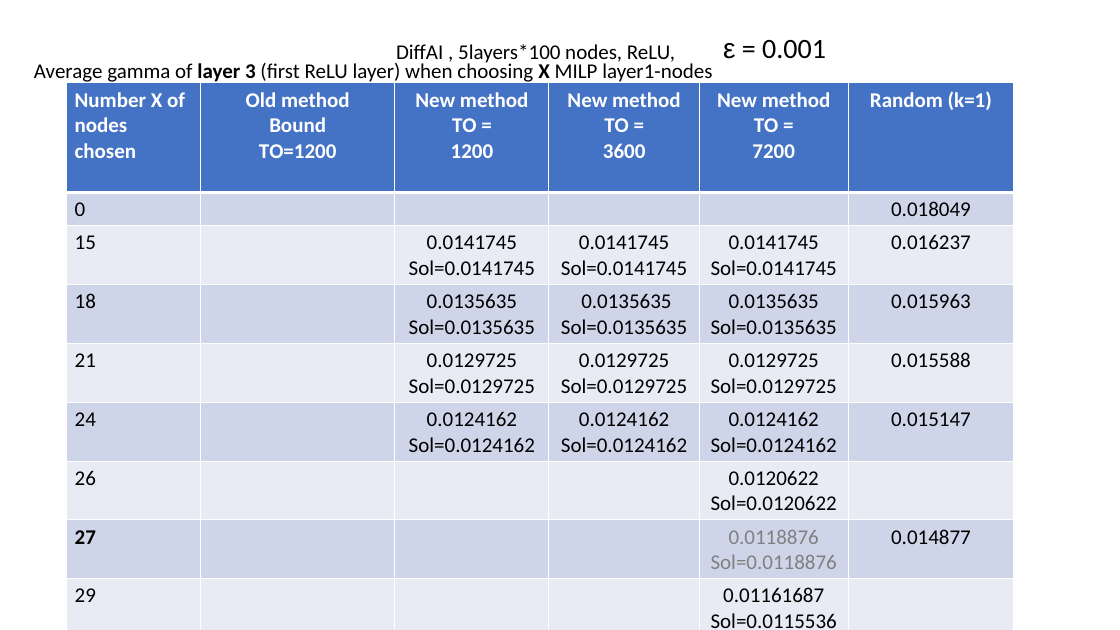
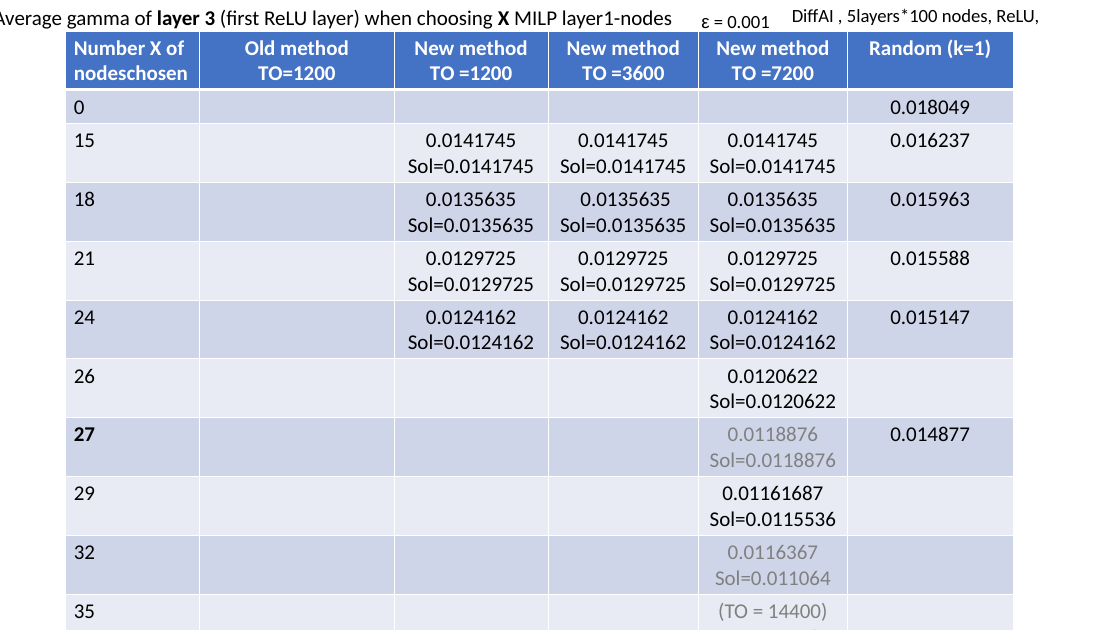
Before and after one commit to blaisegenest/vericompensate, a slide deck: slide 20 of lipschitz/Liptscitz.pptx. Drawn at 1120x630 pixels with LibreOffice and Linux fonts; fonts in the diff are those of the drawing. Boxes give left, top, right and bottom in pixels: in the first picture for what was removed or moved away, otherwise in the second. Text is boxed around its words. In the diff, an @@ line names an element or a change of style, - is before the commit and + after.

Commit message:
update table

```diff
--- a/lipschitz/Liptscitz.pptx
+++ b/lipschitz/Liptscitz.pptx
@@ text "Average gamma of layer 3 ..." rewrapped from (x1=34, y1=60, x2=712, y2=84) to (x1=0, y1=10, x2=672, y2=29) @@
@@ text "ε = 0.001" moved from (x1=723, y1=40, x2=826, y2=59) to (x1=701, y1=16, x2=769, y2=34) @@
@@ text "ε = 0.001" at (x1=701, y1=16, x2=769, y2=34): size 24 to 16 pt @@
@@ text "DiffAI , 5layers*100 nodes, ReLU," moved from (x1=396, y1=44, x2=675, y2=66) to (x1=792, y1=8, x2=1039, y2=25) @@
@@ text "DiffAI , 5layers*100 nodes, ReLU," at (x1=792, y1=8, x2=1039, y2=25): size 18 to 16 pt @@
@@ table at (x1=66, y1=31, x2=1014, y2=630) @@
-row 1: Number X of nodes chosen | Old method / Bound / TO=1200 | New method / TO = / 1200 | New method / TO = / 3600 | New method / TO = / 7200 | Random (k=1)
+row 1: Number X of nodeschosen | Old method / TO=1200 | New method / TO =1200 | New method / TO =3600 | New method / TO =7200 | Random (k=1)
-row 10: 32 |  |  |  | (TO = 14400) / 0.0114356 / Sol=0.010600 | 
+row 10: 32 |  |  |  | 0.0116367 / Sol=0.011064 | 
+row 11: 35 |  |  |  | (TO = 14400) / 0.0114356 / Sol=0.010600 | 
@@ table resized from (x1=66, y1=83, x2=1015, y2=630) to (x1=66, y1=31, x2=1014, y2=630) @@
```
